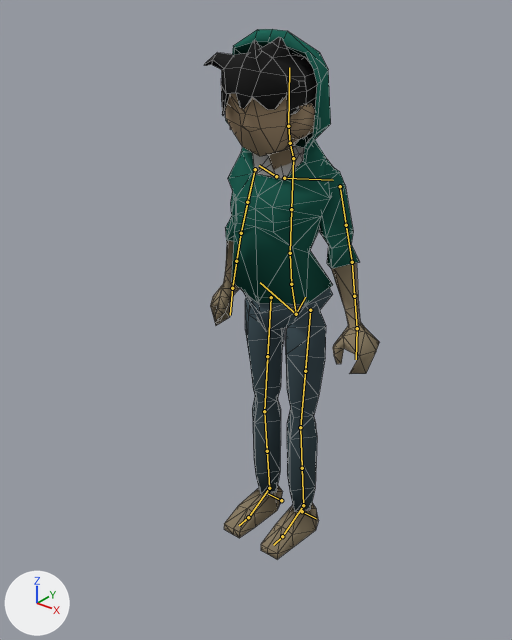
The Blender file assets/modeling/tom.blend, before and after one commit.
Rendered twice from a camera (50 mm lens) standing at (0.939, -1.304, 1.396) and looking at (0.025, -0.161, 0.688). Every picture has the same lights, and +X, +Y and +Z are marked at lower left. The bones that bend it are drawn over the model as lines. Mesh edges are drawn as thin lines.

Objects in the first picture: 'tom'.
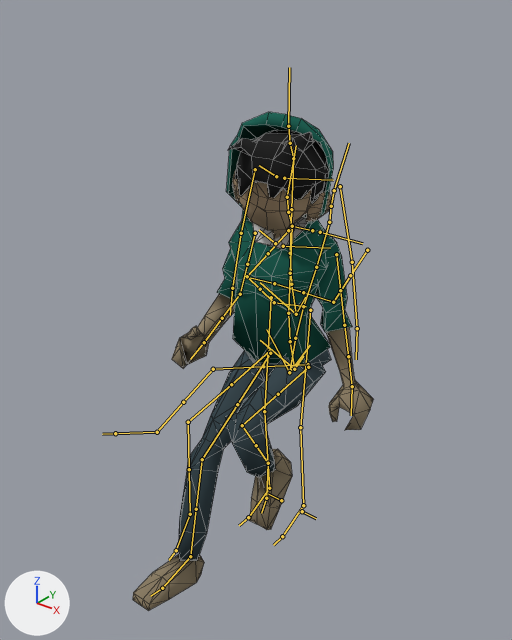
The newer file adds an action. The first version stands in its rest pose; the second is drawn at frame 1 of the action 'guitar'.

Boxes [x1, y1, x2, y2] around the edits, measured in the pictures (512 x 640 px):
'tom', posed (37% wider): before [204, 29, 379, 559]; after [133, 112, 373, 611]
bone 'DEF-spine', root to tip: before (296, 314) to (291, 284); after (294, 369) to (290, 341)
bone 'DEF-spine.005', root to tip: before (290, 143) to (288, 126); after (288, 212) to (287, 197)
bone 'DEF-spine.006', root to tip: before (288, 126) to (289, 67); after (287, 197) to (296, 145)
bone 'DEF-upper_arm.L', root to tip: before (340, 186) to (346, 225); after (336, 254) to (340, 290)
bone 'DEF-forearm.L', root to tip: before (352, 262) to (354, 296); after (344, 325) to (348, 356)
bone 'DEF-upper_arm.R', root to tip: before (255, 169) to (247, 202); after (255, 233) to (247, 264)
bone 'DEF-upper_arm.R.001', root to tip: before (247, 202) to (241, 233); after (247, 264) to (240, 294)
bone 'DEF-forearm.R', root to tip: before (241, 233) to (236, 261); after (240, 294) to (222, 318)
bone 'DEF-forearm.R.001', root to tip: before (236, 261) to (232, 288); after (222, 318) to (204, 342)
bone 'DEF-hand.R', root to tip: before (232, 288) to (230, 315); after (204, 342) to (190, 359)
bone 'DEF-thigh.L', root to tip: before (310, 310) to (305, 371); after (308, 367) to (278, 394)
bone 'DEF-thigh.L.001', root to tip: before (305, 371) to (300, 427); after (278, 394) to (242, 425)
bone 'DEF-shin.L', root to tip: before (300, 427) to (302, 468); after (242, 425) to (256, 445)
bone 'DEF-shin.L.001', root to tip: before (302, 468) to (303, 505); after (256, 445) to (268, 463)
bone 'DEF-foot.L', root to tip: before (303, 505) to (282, 536); after (268, 463) to (266, 498)
bone 'DEF-thigh.R', root to tip: before (271, 297) to (267, 356); after (270, 353) to (237, 404)
bone 'DEF-shin.R', root to tip: before (264, 411) to (267, 451); after (202, 459) to (196, 509)
bone 'DEF-foot.R', root to tip: before (269, 488) to (248, 517); after (190, 556) to (162, 588)

Edits to the bpy script that builds the scene:
```text
Change bone_def_spine:
    where bone_def_spine = bpy.data.objects['rig'].pose.bones['DEF-spine']
    bone_def_spine.location: (0.0, 0.0, 0.0) -> (0.0, -0.155, 0.04)
Change bone_def_spine_005:
    where bone_def_spine_005 = bpy.data.objects['rig'].pose.bones['DEF-spine.005']  # child of 'DEF-spine.004'
    bone_def_spine_005.rotation_quaternion: (1.0, 0.0, 0.0, 0.0) -> (0.996, 0.0, 0.091, 0.0)  # degrees (0, 0, 0) -> degrees (0, 10, 0)
Change bone_def_spine_006:
    where bone_def_spine_006 = bpy.data.objects['rig'].pose.bones['DEF-spine.006']  # child of 'DEF-spine.005'
    bone_def_spine_006.rotation_quaternion: (1.0, 0.0, 0.0, 0.0) -> (0.991, 0.03, 0.085, -0.102)  # degrees (0, 0, 0) -> degrees (2, 10, -12)
Change bone_def_upper_arm_l:
    where bone_def_upper_arm_l = bpy.data.objects['rig'].pose.bones['DEF-upper_arm.L']  # child of 'DEF-shoulder.L'
    bone_def_upper_arm_l.rotation_quaternion: (1.0, 0.0, 0.0, 0.0) -> (1.0, 0.024, 0.0, -0.001)  # degrees (0, 0, 0) -> degrees (3, 0, 0)
Change bone_def_forearm_l:
    where bone_def_forearm_l = bpy.data.objects['rig'].pose.bones['DEF-forearm.L']  # child of 'DEF-upper_arm.L.001'
    bone_def_forearm_l.rotation_quaternion: (1.0, 0.0, 0.0, 0.0) -> (0.999, -0.041, 0.0, 0.0)  # degrees (0, 0, 0) -> degrees (-5, 0, 0)
Change bone_def_upper_arm_r:
    where bone_def_upper_arm_r = bpy.data.objects['rig'].pose.bones['DEF-upper_arm.R']  # child of 'DEF-shoulder.R'
    bone_def_upper_arm_r.rotation_quaternion: (1.0, 0.0, 0.0, 0.0) -> (0.999, 0.035, 0.0, -0.04)  # degrees (0, 0, 0) -> degrees (4, 0, -5)
Change bone_def_upper_arm_r_001:
    where bone_def_upper_arm_r_001 = bpy.data.objects['rig'].pose.bones['DEF-upper_arm.R.001']  # child of 'DEF-upper_arm.R'
    bone_def_upper_arm_r_001.rotation_quaternion: (1.0, 0.0, 0.0, 0.0) -> (0.95, 0.0, 0.313, 0.0)  # degrees (0, 0, 0) -> degrees (0, 36, 0)
Change bone_def_forearm_r:
    where bone_def_forearm_r = bpy.data.objects['rig'].pose.bones['DEF-forearm.R']  # child of 'DEF-upper_arm.R.001'
    bone_def_forearm_r.rotation_quaternion: (1.0, 0.0, 0.0, 0.0) -> (0.879, 0.334, 0.307, -0.147)  # degrees (0, 0, 0) -> degrees (40, 40, -4)
Change bone_def_forearm_r_001:
    where bone_def_forearm_r_001 = bpy.data.objects['rig'].pose.bones['DEF-forearm.R.001']  # child of 'DEF-forearm.R'
    bone_def_forearm_r_001.rotation_quaternion: (1.0, 0.0, 0.0, 0.0) -> (0.959, 0.0, -0.284, 0.0)  # degrees (0, 0, 0) -> degrees (0, -33, 0)
Change bone_def_hand_r:
    where bone_def_hand_r = bpy.data.objects['rig'].pose.bones['DEF-hand.R']  # child of 'DEF-forearm.R.001'
    bone_def_hand_r.rotation_quaternion: (1.0, 0.0, 0.0, 0.0) -> (0.914, 0.262, -0.289, -0.11)  # degrees (0, 0, 0) -> degrees (38, -28, -24)
Change bone_def_thigh_l:
    where bone_def_thigh_l = bpy.data.objects['rig'].pose.bones['DEF-thigh.L']  # child of 'DEF-spine'
    bone_def_thigh_l.rotation_quaternion: (1.0, 0.0, 0.0, 0.0) -> (0.714, -0.691, 0.0, -0.11)  # degrees (0, 0, 0) -> degrees (-87, -9, -9)
Change bone_def_thigh_l_001:
    where bone_def_thigh_l_001 = bpy.data.objects['rig'].pose.bones['DEF-thigh.L.001']  # child of 'DEF-thigh.L'
    bone_def_thigh_l_001.rotation_quaternion: (1.0, 0.0, 0.0, 0.0) -> (0.999, 0.0, -0.04, 0.0)  # degrees (0, 0, 0) -> degrees (0, -5, 0)
Change bone_def_shin_l:
    where bone_def_shin_l = bpy.data.objects['rig'].pose.bones['DEF-shin.L']  # child of 'DEF-thigh.L.001'
    bone_def_shin_l.rotation_quaternion: (1.0, 0.0, 0.0, 0.0) -> (0.496, 0.863, -0.032, 0.089)  # degrees (0, 0, 0) -> degrees (120, -11, 2)
Change bone_def_shin_l_001:
    where bone_def_shin_l_001 = bpy.data.objects['rig'].pose.bones['DEF-shin.L.001']  # child of 'DEF-shin.L'
    bone_def_shin_l_001.rotation_quaternion: (1.0, 0.0, 0.0, 0.0) -> (1.0, 0.0, 0.028, 0.0)  # degrees (0, 0, 0) -> degrees (0, 3, 0)
Change bone_def_foot_l:
    where bone_def_foot_l = bpy.data.objects['rig'].pose.bones['DEF-foot.L']  # child of 'DEF-shin.L.001'
    bone_def_foot_l.rotation_quaternion: (1.0, 0.0, 0.0, 0.0) -> (0.956, 0.279, 0.076, -0.056)  # degrees (0, 0, 0) -> degrees (32, 10, -4)
Change bone_def_thigh_r:
    where bone_def_thigh_r = bpy.data.objects['rig'].pose.bones['DEF-thigh.R']  # child of 'DEF-spine'
    bone_def_thigh_r.rotation_quaternion: (1.0, 0.0, 0.0, 0.0) -> (0.899, -0.439, 0.0, 0.0)  # degrees (0, 0, 0) -> degrees (-52, 0, 0)
Change bone_def_shin_r:
    where bone_def_shin_r = bpy.data.objects['rig'].pose.bones['DEF-shin.R']  # child of 'DEF-thigh.R.001'
    bone_def_shin_r.rotation_quaternion: (1.0, 0.0, 0.0, 0.0) -> (0.955, 0.298, 0.0, 0.0)  # degrees (0, 0, 0) -> degrees (35, 0, 0)
Change bone_def_foot_r:
    where bone_def_foot_r = bpy.data.objects['rig'].pose.bones['DEF-foot.R']  # child of 'DEF-shin.R.001'
    bone_def_foot_r.rotation_quaternion: (1.0, 0.0, 0.0, 0.0) -> (0.997, 0.073, 0.0, 0.0)  # degrees (0, 0, 0) -> degrees (8, 0, 0)
```
